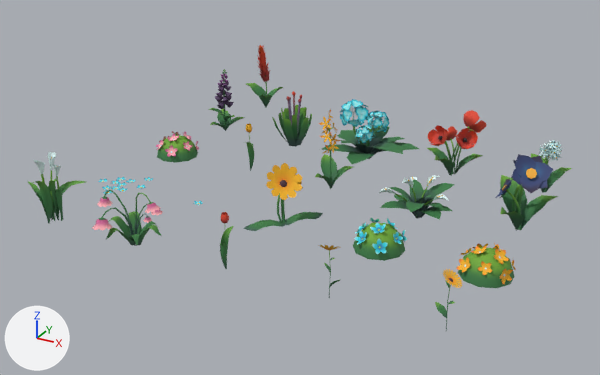
The FBX model assets/models/creative_trio/Flowers/Flower002.fbx: old version first, new version second.
The view is the same before and after, from a 50 mm lens placed at (16.3, -8.0, 14.0), pointed at (0.4, 20.8, -0.4). The lights are fixed; the arrows at lower left show +X, +Y and +Z. The older version comes first. Where no turn or scale is listed for an object, it has been applied to the vertices.

In view in the first picture: 'Flower', 'Flower.002', 'Flower.008', 'Flower.011', 'Flower.012', 'Flower.014', 'Flower.015', 'Flower.016', 'Flower.017', 'Flower.018', 'Flower.019', 'Flower.020', 'Flower.022', 'Flower.023', 'Flower.024', 'Flower.025', 'Flower.027', 'Flower.028', 'Flower.029', 'Flower.030', 'Flower.031'.
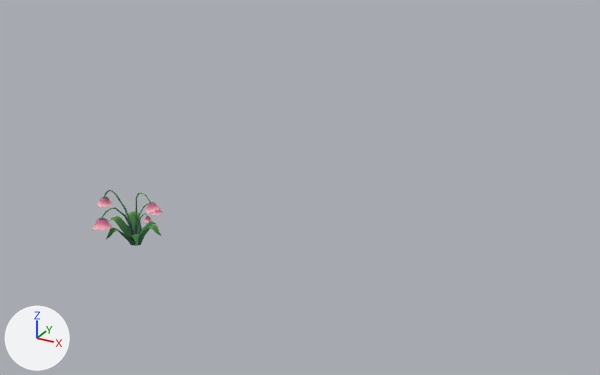
Pixel boxes (x1, y1, x2, y2) of what changed, in the pictures (600 x 375 px):
'Flower.028', deleted
    before: (322, 99, 419, 164)
'Flower.024', deleted
    before: (495, 154, 558, 231)
'Flower.018', deleted
    before: (456, 243, 515, 288)
'Flower.017', deleted
    before: (353, 218, 407, 261)
'Flower.029', deleted (red)
    before: (427, 110, 486, 176)
'Flower.023', deleted (green)
    before: (379, 175, 455, 220)
'Flower.016', deleted
    before: (244, 163, 323, 231)
'Flower', deleted (green)
    before: (28, 152, 86, 223)
'Flower.027', deleted (green)
    before: (272, 91, 312, 147)
'Flower.019', deleted (green)
    before: (156, 131, 199, 163)
'Flower.022', deleted (green)
    before: (315, 109, 353, 189)
'Flower.025', deleted
    before: (209, 69, 245, 131)
'Flower.030', deleted
    before: (531, 140, 572, 193)
'Flower.031', deleted
    before: (246, 45, 283, 108)
'Flower.012', deleted
    before: (435, 269, 462, 331)
'Flower.008', deleted
    before: (220, 212, 234, 269)
'Flower.014', deleted
    before: (98, 177, 154, 194)
'Flower.020', deleted
    before: (245, 124, 254, 171)
'Flower.011', deleted
    before: (318, 245, 340, 298)
'Flower.015', deleted
    before: (193, 201, 203, 205)

The change, as a diff of the scene's bpy script:
```diff
--- a/assets/models/creative_trio/Flowers/Flower002.fbx.py
+++ b/assets/models/creative_trio/Flowers/Flower002.fbx.py
@@ ob_flower_023 @@
-ob_flower_023 = bpy.data.objects.new('Flower.023', me_plane_030)
-ob_flower_023.location = (5.44, 22.1, -0.75)
@@ ob_flower_028 @@
-ob_flower_028 = bpy.data.objects.new('Flower.028', me_plane_034)
-ob_flower_028.location = (1.28, 26.26, -0.75)
@@ ob_flower @@
-ob_flower = bpy.data.objects.new('Flower', me_spiral_002)
-ob_flower.location = (-7.04, 13.78, -0.75)
@@ ob_flower_014 @@
-ob_flower_014 = bpy.data.objects.new('Flower.014', me_plane_024)
-ob_flower_014.location = (-7.04, 17.94, -0.75)
@@ ob_flower_018 @@
-ob_flower_018 = bpy.data.objects.new('Flower.018', me_icosphere_004)
-ob_flower_018.location = (9.6, 17.94, -0.75)
@@ ob_flower_027 @@
-ob_flower_027 = bpy.data.objects.new('Flower.027', me_plane_033)
-ob_flower_027.location = (-2.88, 26.26, -0.75)
@@ ob_flower_019 @@
-ob_flower_019 = bpy.data.objects.new('Flower.019', me_icosphere_005)
-ob_flower_019.location = (-7.04, 22.1, -0.75)
@@ ob_flower_030 @@
-ob_flower_030 = bpy.data.objects.new('Flower.030', me_plane_035)
-ob_flower_030.location = (9.6, 26.26, -0.75)
@@ ob_flower_025 @@
-ob_flower_025 = bpy.data.objects.new('Flower.025', me_plane_032)
-ob_flower_025.location = (-7.04, 26.26, -0.75)
@@ ob_flower_012 @@
-ob_flower_012 = bpy.data.objects.new('Flower.012', me_plane_023)
-ob_flower_012.location = (9.6, 13.78, -0.75)
@@ ob_flower_015 @@
-ob_flower_015 = bpy.data.objects.new('Flower.015', me_plane_025)
-ob_flower_015.location = (-2.88, 17.94, -0.75)
@@ ob_flower_016 @@
-ob_flower_016 = bpy.data.objects.new('Flower.016', me_plane_027)
-ob_flower_016.location = (1.28, 17.94, -0.75)
@@ ob_flower_008 @@
-ob_flower_008 = bpy.data.objects.new('Flower.008', me_plane_016)
-ob_flower_008.location = (1.28, 13.78, -0.75)
@@ ob_flower_031 @@
-ob_flower_031 = bpy.data.objects.new('Flower.031', me_plane_036)
-ob_flower_031.location = (-7.04, 30.42, -0.75)
@@ ob_flower_022 @@
-ob_flower_022 = bpy.data.objects.new('Flower.022', me_plane_029)
-ob_flower_022.location = (1.28, 22.1, -0.75)
@@ ob_flower_029 @@
-ob_flower_029 = bpy.data.objects.new('Flower.029', me_sphere_001)
-ob_flower_029.location = (5.44, 26.26, -0.75)
@@ ob_flower_020 @@
-ob_flower_020 = bpy.data.objects.new('Flower.020', me_plane_028)
-ob_flower_020.location = (-2.88, 22.1, -0.75)
@@ ob_flower_024 @@
-ob_flower_024 = bpy.data.objects.new('Flower.024', me_plane_031)
-ob_flower_024.location = (9.6, 22.1, -0.75)
@@ ob_flower_017 @@
-ob_flower_017 = bpy.data.objects.new('Flower.017', me_icosphere_003)
-ob_flower_017.location = (5.44, 17.94, -0.75)
@@ ob_flower_011 @@
-ob_flower_011 = bpy.data.objects.new('Flower.011', me_plane_017)
-ob_flower_011.location = (5.44, 13.78, -0.75)
```
